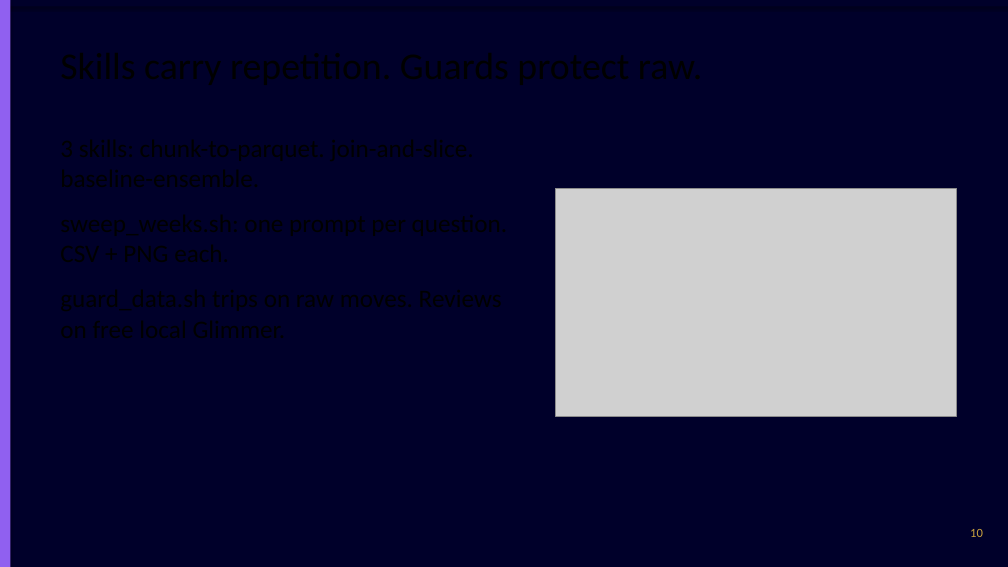
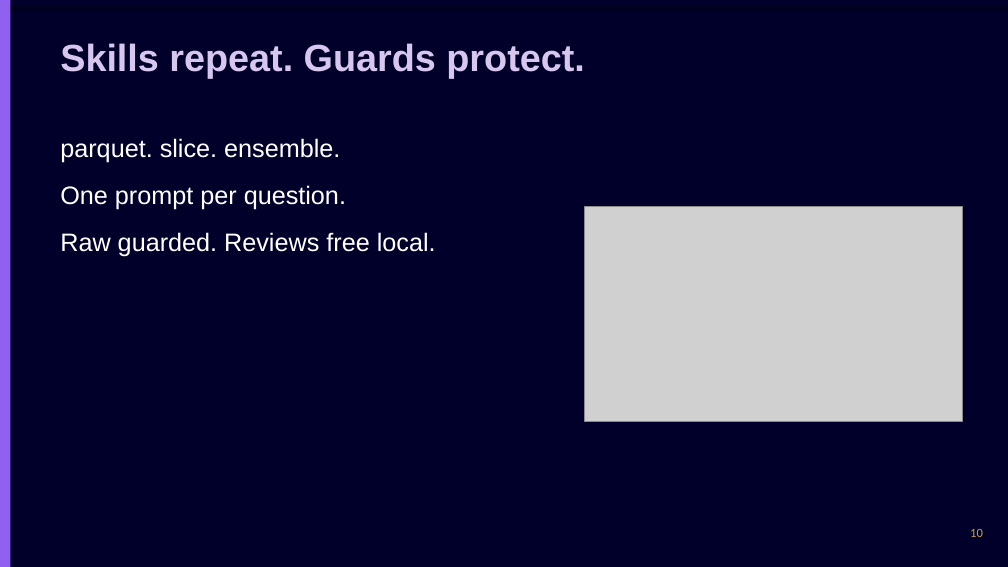
Before and after one commit to chasko-labs/nfl-big-data-bowl-2027, a slide deck: slide 10 of deck/unified.pptx. Drawn at 1008x567 pixels with LibreOffice and Linux fonts; fonts in the diff are those of the drawing; grey boxes stand for pictures. Boxes give left, top, right and bottom in pixels: in the first picture for what was removed or moved away, otherwise in the second. Text is boxed around its words. In the diff, an @@ line names an element or a change of style, - is before the commit and + after.

Commit message:
deck: explicit AAA colors, wrap on, short lines, two-column layout

```diff
--- a/deck/unified.pptx
+++ b/deck/unified.pptx
@@ text added at (60, 43, 584, 79), 36 pt, text #D7C7EE, bold @@
+Skills repeat. Guards protect.
@@ text added at (60, 138, 436, 257), 24 pt, text #FFFFFF @@
+parquet. slice. ensemble.
+One prompt per question.
+Raw guarded. Reviews free local.
@@ picture: place and size @@
-picture at (556, 188, 957, 417)
+picture at (585, 206, 963, 422)
```
Also in this commit, not shown: 16 other slides changed.
